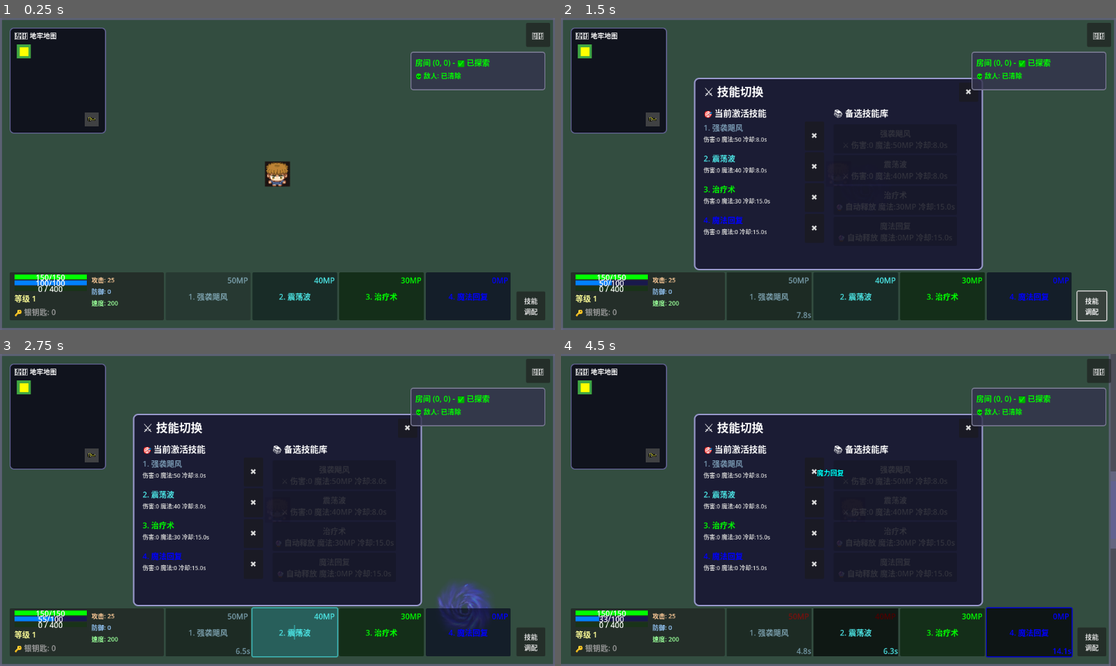
Above: before the commit, frames 1-4 (two rows, left to right).
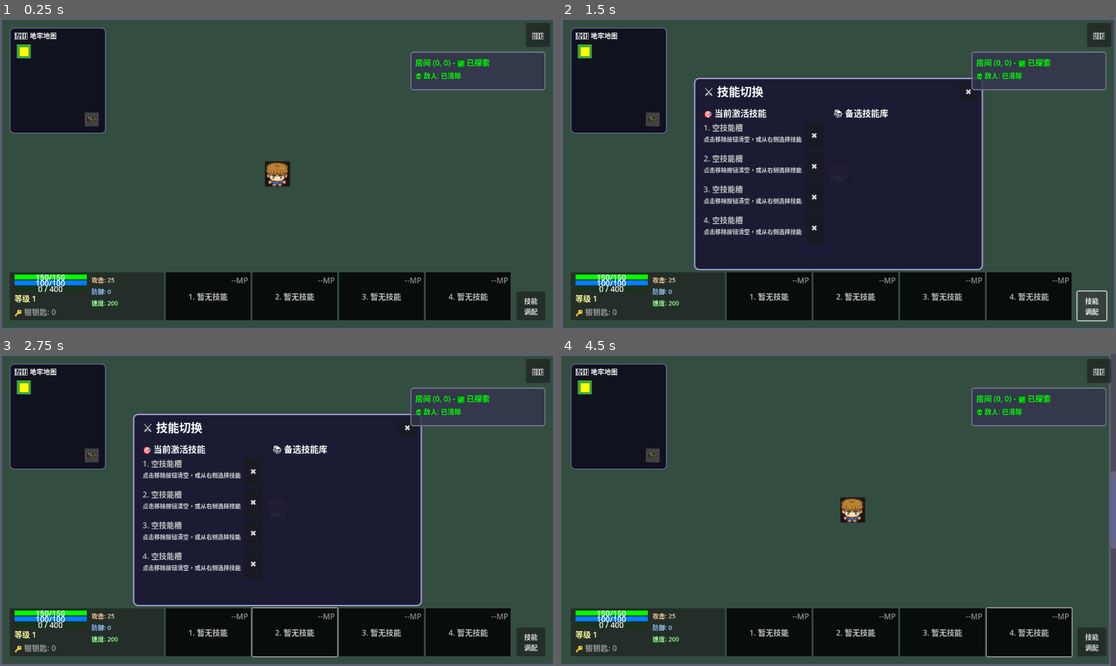
Above: after the commit, the same moments.

Repository: BXy213/Dungeon
Game: Godot game, scene res://Scenes/GameScene.tscn
The game is run twice, just before and just after one commit, with the same random seed, the same clock (stepped at 60 frames per second) and the same inputs. This scene is started directly instead of the project's main scene.
Inputs (mouse positions are in pixels of both pictures, inside the frame that each line leads up to):
- Up to frame 1 (0.25 s): no input
- Up to frame 2 (1.5 s): click (771, 295) at 0.5 s, where only the run before the commit has a clickable "1. 强袭飓风"; click "技能 调配" at 1.25 s
- Up to frame 3 (2.75 s): click (294, 631) at 2 s, where only the run before the commit has a clickable "2. 震荡波"
- Up to frame 4 (4.5 s): click (943, 631) at 2.75 s, where only the run before the commit has a clickable "3. 治疗术"; click (1027, 631) at 3.5 s, where only the run before the commit has a clickable "4. 魔法回复"; tap Enter at 4.25 s; move the mouse to (960, 494) at 4.27 s; hold D (move_right) from 4.28 s (still down); tap B at 4.35 s; click (960, 494) at 4.42 s

The runs differ from the first frame. In frame 1, 9.3% of the frame differs, in the area x 29-92%, y 81-97%; in frame 2, 11%; in frame 3, 12%; in frame 4, 37%, in the area x 6-93%, y 19-98%.

Commit message:
Refactor HelpScene layout and update UI instructions: Revised HelpScene to enhance clarity and organization of gameplay instructions, including restructured skill and movement descriptions. Updated UIManager to handle new input mappings for skill selection and pause functionality, improving user experience. Adjusted skill button layouts for better visibility and usability.

Diff:
--- a/Scenes/HelpScene.tscn
+++ b/Scenes/HelpScene.tscn
@@ -61,6 +61,23 @@
 custom_minimum_size = Vector2(0, 20)
 layout_mode = 2
 
+[node name="GameplayTitle" type="Label" parent="ScrollContainer/VBoxContainer"]
+layout_mode = 2
+theme_override_font_sizes/font_size = 20
+text = "🎯 游戏目标"
+
+[node name="GameplayDesc" type="Label" parent="ScrollContainer/VBoxContainer"]
+layout_mode = 2
+theme_override_colors/font_color = Color(0.9, 0.9, 1, 1)
+theme_override_font_sizes/font_size = 16
+text = "• 找到金钥匙逃离地牢！
+• 探索地牢房间，消灭敌人，收集银钥匙，打开宝箱，获得技能，提升实力！"
+autowrap_mode = 3
+
+[node name="Spacer1" type="Control" parent="ScrollContainer/VBoxContainer"]
+custom_minimum_size = Vector2(0, 15)
+layout_mode = 2
+
 [node name="MovementTitle" type="Label" parent="ScrollContainer/VBoxContainer"]
 layout_mode = 2
 theme_override_font_sizes/font_size = 20
@@ -68,14 +85,15 @@
 
 [node name="MovementDesc" type="Label" parent="ScrollContainer/VBoxContainer"]
 layout_mode = 2
+theme_override_colors/font_color = Color(0.9, 0.9, 1, 1)
 theme_override_font_sizes/font_size = 16
-theme_override_colors/font_color = Color(0.9, 0.9, 1, 1)
-text = "• WASD / 方向键 - 移动角色
-• 鼠标左键 - 选择目标 / 确认技能
-• ESC - 暂停游戏"
+text = "• WASD - 移动角色探索地牢
+• 鼠标右键 - 释放普攻
+• ESC - 打开/关闭暂停菜单
+• B键 - 打开/关闭技能调配界面"
 autowrap_mode = 3
 
-[node name="Spacer1" type="Control" parent="ScrollContainer/VBoxContainer"]
+[node name="Spacer2" type="Control" parent="ScrollContainer/VBoxContainer"]
 custom_minimum_size = Vector2(0, 15)
 layout_mode = 2
 
@@ -86,75 +104,15 @@
 
 [node name="SkillDesc" type="Label" parent="ScrollContainer/VBoxContainer"]
 layout_mode = 2
+theme_override_colors/font_color = Color(0.9, 0.9, 1, 1)
 theme_override_font_sizes/font_size = 16
-theme_override_colors/font_color = Color(0.9, 0.9, 1, 1)
-text = "• 1/2/3/4/5 - 释放对应位置的技能
-• Q/E/R/F/Space - 快捷技能键
-• 鼠标左键 - 确认技能目标位置
-• 右键 - 取消技能选择
-• 右下角⚙️按钮 - 打开技能调配面板"
-autowrap_mode = 3
-
-[node name="Spacer2" type="Control" parent="ScrollContainer/VBoxContainer"]
-custom_minimum_size = Vector2(0, 15)
-layout_mode = 2
-
-[node name="GameplayTitle" type="Label" parent="ScrollContainer/VBoxContainer"]
-layout_mode = 2
-theme_override_font_sizes/font_size = 20
-text = "🎯 游戏目标"
-
-[node name="GameplayDesc" type="Label" parent="ScrollContainer/VBoxContainer"]
-layout_mode = 2
-theme_override_font_sizes/font_size = 16
-theme_override_colors/font_color = Color(0.9, 0.9, 1, 1)
-text = "• 探索地牢房间，消灭所有敌人
-• 击败携带银钥匙的敌人获得钥匙
-• 使用银钥匙打开宝箱获得技能奖励
-• 小地图显示房间探索状态：
-  - 🟦 蓝色：当前房间
-  - 🟩 绿色：已探索房间
-  - ⬜ 灰色：未探索房间"
-autowrap_mode = 3
-
-[node name="Spacer3" type="Control" parent="ScrollContainer/VBoxContainer"]
-custom_minimum_size = Vector2(0, 15)
-layout_mode = 2
-
-[node name="RewardTitle" type="Label" parent="ScrollContainer/VBoxContainer"]
-layout_mode = 2
-theme_override_font_sizes/font_size = 20
-text = "🎁 奖励系统"
-
-[node name="RewardDesc" type="Label" parent="ScrollContainer/VBoxContainer"]
-layout_mode = 2
-theme_override_font_sizes/font_size = 16
-theme_override_colors/font_color = Color(0.9, 0.9, 1, 1)
-text = "• 击败敌人获得经验值，升级提升属性
-• 每个房间随机一个敌人携带银钥匙
-• 拾取银钥匙后可开启房间内的宝箱
-• 开启宝箱从3个随机技能中选择1个
-• 靠近宝箱点击使用银钥匙开启"
-autowrap_mode = 3
-
-[node name="Spacer4" type="Control" parent="ScrollContainer/VBoxContainer"]
-custom_minimum_size = Vector2(0, 15)
-layout_mode = 2
-
-[node name="TipsTitle" type="Label" parent="ScrollContainer/VBoxContainer"]
-layout_mode = 2
-theme_override_font_sizes/font_size = 20
-text = "💡 游戏提示"
-
-[node name="TipsDesc" type="Label" parent="ScrollContainer/VBoxContainer"]
-layout_mode = 2
-theme_override_font_sizes/font_size = 16
-theme_override_colors/font_color = Color(0.9, 0.9, 1, 1)
-text = "• 注意观察敌人行为，合理使用技能
-• 保持移动以躲避敌人攻击
-• 技能有冷却时间，注意把握释放时机
-• 血量低时及时使用治疗技能
-• 合理搭配技能，发挥最大战斗力"
+text = "• 1/2/3/4 - 选择对应位置的技能
+• 鼠标左键 - 释放已选择的技能
+• 鼠标右键 - 取消技能选择
+• 在技能调配面板中可以：
+  - 查看所有已拥有的技能
+  - 将技能装备到1-4号位
+  - 移除不需要的技能"
 autowrap_mode = 3
 
 [node name="SpacerBottom" type="Control" parent="ScrollContainer/VBoxContainer"]
--- a/Scenes/Player.tscn
+++ b/Scenes/Player.tscn
@@ -21,7 +21,6 @@
 
 [node name="SkillManager" type="Node" parent="."]
 script = ExtResource("1_xhfnw")
-initial_skills = Array[String](["tornado", "shockwave", "heal", "mana_restore"])
 
 [node name="Camera2D" type="Camera2D" parent="."]
 limit_left = -100
--- a/scripts/UIManager.gd
+++ b/scripts/UIManager.gd
@@ -114,6 +114,29 @@
 	# 连接玩家的银钥匙变化信号
 	if player and player.has_signal("silver_key_changed"):
 		player.silver_key_changed.connect(_on_silver_key_changed)
+
+func _input(event: InputEvent) -> void:
+	"""处理UI快捷键输入"""
+	if event is InputEventKey and event.pressed:
+		# ESC键：打开暂停菜单（优先级：技能取消 > 打开暂停菜单）
+		if event.keycode == KEY_ESCAPE:
+			# 检查玩家是否正在选择技能
+			var is_selecting_skill = false
+			if player and player.has_node("StateManager"):
+				var state_manager = player.get_node("StateManager")
+				if state_manager and state_manager.has_method("is_selecting_skill"):
+					is_selecting_skill = state_manager.is_selecting_skill()
+
+			# 如果没有选择技能且暂停菜单未打开，则打开暂停菜单
+			if not is_selecting_skill and not is_user_paused:
+				_on_pause_button_pressed()
+				get_viewport().set_input_as_handled()  # 标记事件已处理
+
+		# B键：打开/关闭技能调配菜单（暂停时不响应）
+		elif event.keycode == KEY_B:
+			if not is_user_paused:  # 只在非暂停状态时才响应
+				_on_skill_swap_button_pressed()
+				get_viewport().set_input_as_handled()  # 标记事件已处理
 
 func setup_dungeon_reference() -> void:
 	# 等待一帧确保场景树准备好
@@ -811,7 +834,7 @@
 
 	# 右侧：备选技能库
 	var available_container = VBoxContainer.new()
-	available_container.custom_minimum_size = Vector2(250, 0)
+	available_container.custom_minimum_size = Vector2(290, 0)  # 增加宽度以容纳两列
 	var available_title = Label.new()
 	available_title.text = "📚 备选技能库"
 	available_title.add_theme_font_size_override("font_size", 18)
@@ -819,7 +842,7 @@
 
 	# 创建滚动容器
 	skill_scroll_container = ScrollContainer.new()
-	skill_scroll_container.custom_minimum_size = Vector2(250, 280)  # 限制高度，启用滚动
+	skill_scroll_container.custom_minimum_size = Vector2(280, 280)  # 增加宽度以容纳两列
 	skill_scroll_container.size_flags_horizontal = Control.SIZE_EXPAND_FILL
 	skill_scroll_container.size_flags_vertical = Control.SIZE_EXPAND_FILL
 
@@ -827,8 +850,11 @@
 	skill_scroll_container.horizontal_scroll_mode = ScrollContainer.SCROLL_MODE_DISABLED  # 禁用横向滚动
 	skill_scroll_container.vertical_scroll_mode = ScrollContainer.SCROLL_MODE_AUTO  # 自动垂直滚动
 
-	# 创建技能列表容器
-	var skills_list = VBoxContainer.new()
+	# 创建技能列表容器（使用GridContainer实现两列布局）
+	var skills_list = GridContainer.new()
+	skills_list.columns = 2  # 设置为2列
+	skills_list.add_theme_constant_override("h_separation", 5)  # 水平间距
+	skills_list.add_theme_constant_override("v_separation", 5)  # 垂直间距
 	skills_list.size_flags_horizontal = Control.SIZE_EXPAND_FILL
 
 	# 创建备选技能按钮
@@ -889,8 +915,11 @@
 func create_available_skill_button(skill_id: String) -> Button:
 	var skill_info = skill_manager.get_skill_info_by_id(skill_id)
 	var button = Button.new()
-	button.custom_minimum_size = Vector2(220, 60)  # 设置固定尺寸适应滚动
+	button.custom_minimum_size = Vector2(130, 55)  # 减小尺寸适应两列布局
 	button.size_flags_horizontal = Control.SIZE_EXPAND_FILL
+
+	# 设置较小的字体
+	button.add_theme_font_size_override("font_size", 10)
 
 	# 构建技能描述文本
 	var skill_text = skill_info.name
@@ -899,18 +928,18 @@
 	var skill_type = skill_info.get("type", "")
 	match skill_type:
 		"auto":
-			skill_text += "\n🔮 自动释放"
+			skill_text += "\n🔮 自动"
 		"heal":
-			skill_text += "\n💚 治疗:" + str(skill_info.get("heal_amount", 0))
+			skill_text += "\n💚 " + str(skill_info.get("heal_amount", 0))
 		"aoe":
-			skill_text += "\n💥 范围:" + str(skill_info.get("damage", 0))
+			skill_text += "\n💥 " + str(skill_info.get("damage", 0))
 		"targeted":
-			skill_text += "\n🎯 精准:" + str(skill_info.get("damage", 0))
+			skill_text += "\n🎯 " + str(skill_info.get("damage", 0))
 		_:
-			skill_text += "\n⚔️ 伤害:" + str(skill_info.get("damage", 0))
-
-	skill_text += " 魔法:" + str(skill_info.mana_cost) + "MP"
-	skill_text += " 冷却:" + str(skill_info.cooldown) + "s"
+			skill_text += "\n⚔️ " + str(skill_info.get("damage", 0))
+
+	skill_text += " " + str(skill_info.mana_cost) + "MP"
+	skill_text += " " + str(skill_info.cooldown) + "s"
 
 	button.text = skill_text
 	button.modulate = skill_info.color
@@ -1173,8 +1202,8 @@
 
 	# 创建操作说明文本
 	var instruction_text = Label.new()
-	instruction_text.text = "WASD移动探索地牢\n1234选择技能+左键释放\n右键普攻攻击敌人\nESC取消技能选择"
-	instruction_text.add_theme_font_size_override("font_size", 14)
+	instruction_text.text = "WASD移动  右键普攻  1234选择技能\n左键释放技能  ESC暂停/取消  B键技能调配"
+	instruction_text.add_theme_font_size_override("font_size", 13)
 	instruction_text.add_theme_color_override("font_color", Color.WHITE)
 	instruction_text.horizontal_alignment = HORIZONTAL_ALIGNMENT_CENTER
 	instruction_text.vertical_alignment = VERTICAL_ALIGNMENT_CENTER
--- a/scripts/skills/ShockwaveSkill.gd
+++ b/scripts/skills/ShockwaveSkill.gd
@@ -7,7 +7,7 @@
 @export var damage_multiplier: float = 2.0  # 伤害倍率（基于玩家攻击力）
 @export var wave_speed: float = 400.0  # 波动速度
 @export var wave_distance: float = 800.0  # 波动距离
-@export var wave_width: float = 40.0  # 波动宽度
+@export var wave_width: float = 50.0  # 波动宽度
 
 func _init(p_player: Node = null, p_skill_manager: Node = null):
 	super._init(p_player, p_skill_manager)
--- a/scripts/skills/TornadoSkill.gd
+++ b/scripts/skills/TornadoSkill.gd
@@ -8,7 +8,7 @@
 @export var stun_duration: float = 3.0  # 眩晕持续时间
 @export var tornado_speed: float = 300.0  # 龙卷风速度
 @export var tornado_distance: float = 600.0  # 龙卷风飞行距离
-@export var tornado_width: float = 50.0  # 龙卷风宽度（垂直于发射方向）
+@export var tornado_width: float = 60.0  # 龙卷风宽度（垂直于发射方向）
 
 func _init(p_player: Node = null, p_skill_manager: Node = null):
 	super._init(p_player, p_skill_manager)
Not shown: 1 places in Scenes/HelpScene.tscn that only renumber resources
